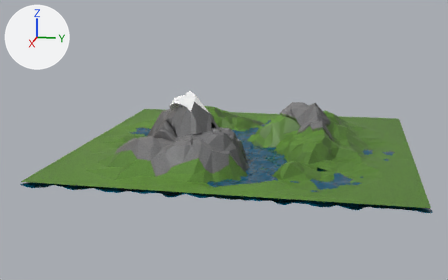
An edit to the glTF model new_low_poly/new_low_poly_assets/landscape_2.glb, drawn before and after from the same camera.
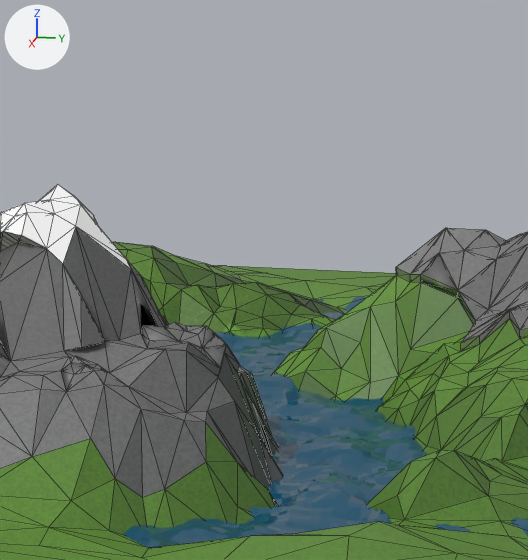
Old and new are each drawn whole from a 50 mm lens placed at (18.81, 3.04, 4.8), pointed at (0.3, -0.66, 0.17) and again close up on the part from 39% to 70% of the width and 15% to 68% of the height. Arrows for +X, +Y and +Z are at upper left; the lights stay in place. The close-ups show mesh edges as thin lines. Where no turn or scale is listed for an object, it has been applied to the vertices.

Names of what the first close-up shows: 'Landscape', 'Landscape_plane'.
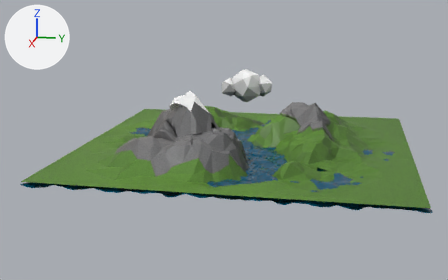
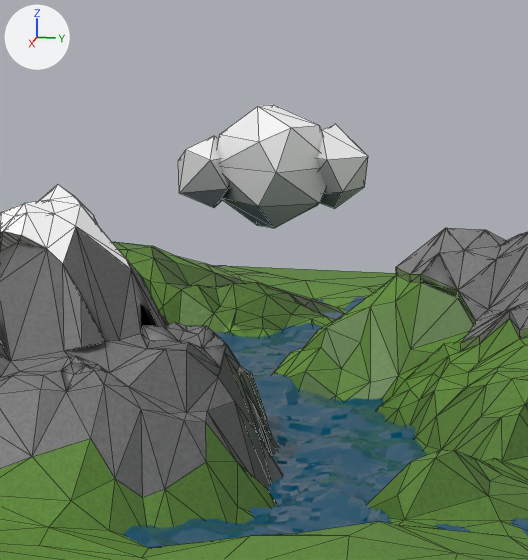
The change in detail:
Picture 'cloud 4' (img_cloud_4) is new.
Material 'cloud 4' (mat_cloud_4) is new.
Its texture is img_cloud_4.
Mesh me_cloud_001_icosphere_004 is new.
It has 45 vertices, 78 faces and spans x 0.03..1.09, y -0.93..0.7, z 1.24..2.27.
It uses material mat_cloud_4 (picture img_cloud_4).
Object 'cloud 4' (ob_cloud_4) is new; it shows me_cloud_001_icosphere_004.
Its location is (-1.213, 0.0, 0.0).

Where the change shows, as pixel boxes [x1, y1, x2, y2] in the close-ups (528 x 560 px):
'cloud 4', added
    after: [178, 104, 368, 228]
